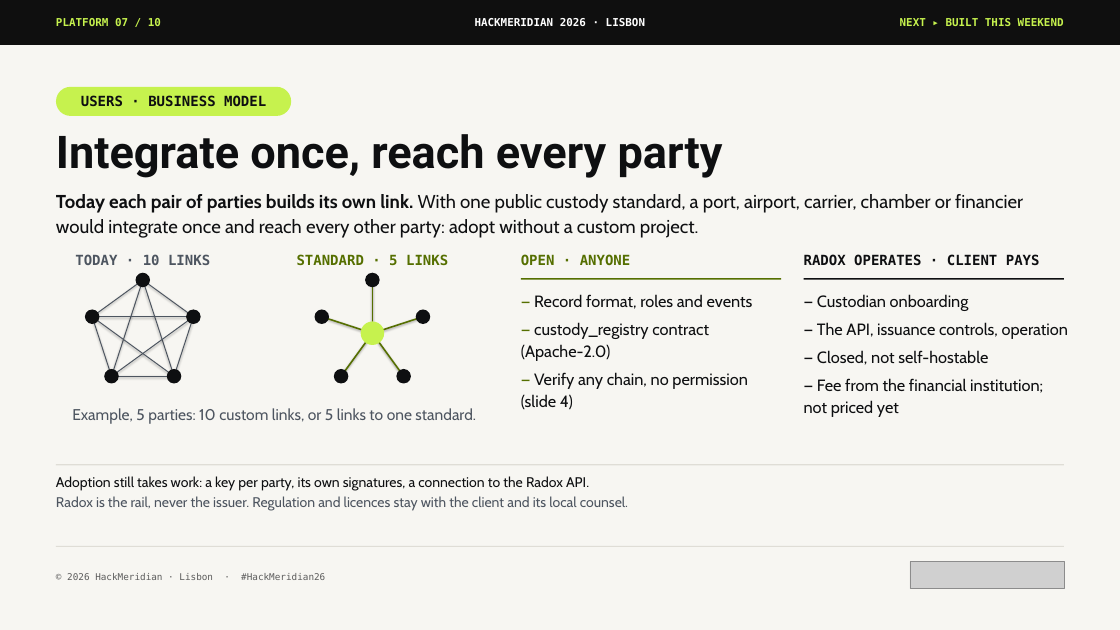
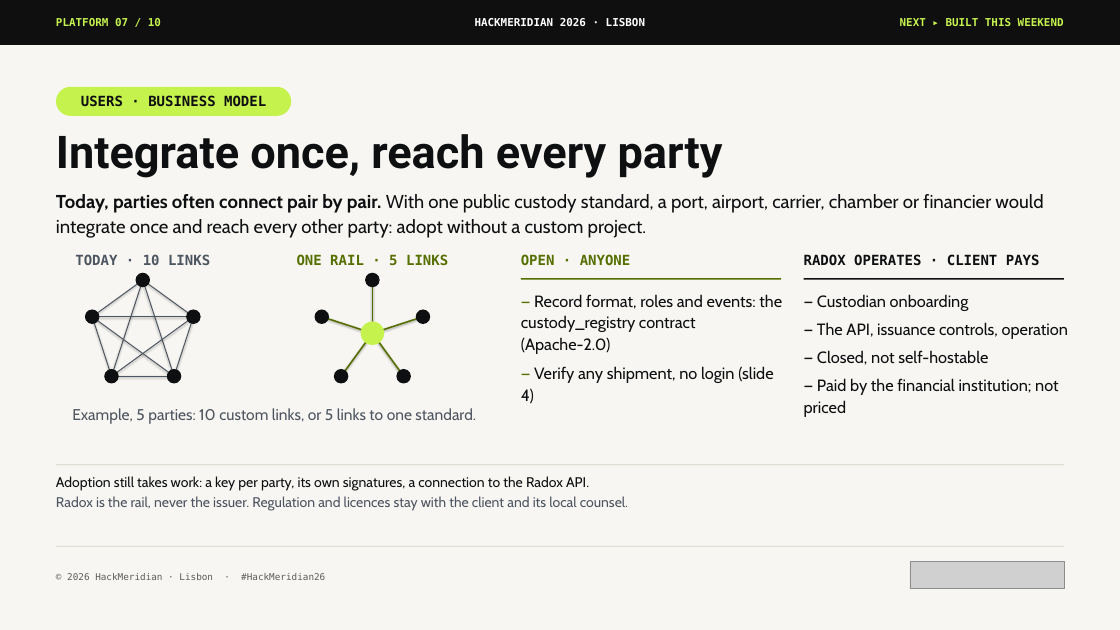
Before and after one commit to pwsaragossy/hackmeridian-cos, a slide deck: slide 7 of projects/hackmeridian-rail/deck/radox-custody-rail.pptx. Drawn at 1120x630 pixels with LibreOffice and Linux fonts; fonts in the diff are those of the drawing; grey boxes stand for pictures. Boxes give left, top, right and bottom in pixels: in the first picture for what was removed or moved away, otherwise in the second. Text is boxed around its words. In the diff, an @@ line names an element or a change of style, - is before the commit and + after.

Commit message:
update from hackmeridian-rail

```diff
--- a/projects/hackmeridian-rail/deck/radox-custody-rail.pptx
+++ b/projects/hackmeridian-rail/deck/radox-custody-rail.pptx
@@ text at [56, 194, 1043, 238]: text changed @@
-Today each pair of parties builds its own link. With one public custody standard, a port, airport, carrier, chamber or financier would integrate once and reach every other party: adopt without a custom project.
+Today, parties often connect pair by pair. With one public custody standard, a port, airport, carrier, chamber or financier would integrate once and reach every other party: adopt without a custom project.
@@ text at [297, 253, 448, 268]: text changed @@
-STANDARD · 5 LINKS
+ONE RAIL · 5 LINKS
@@ text at [521, 294, 782, 404]: text changed @@
-— Record format, roles and events
-— custody_registry contract (Apache-2.0)
-— Verify any chain, no permission (slide 4)
+— Record format, roles and events: the custody_registry contract (Apache-2.0)
+— Verify any shipment, no login (slide 4)
@@ text at [804, 378, 1059, 417]: text changed @@
-— Fee from the financial institution; not priced yet
+— Paid by the financial institution; not priced
```
Also in this commit, not shown: 2 other files.
